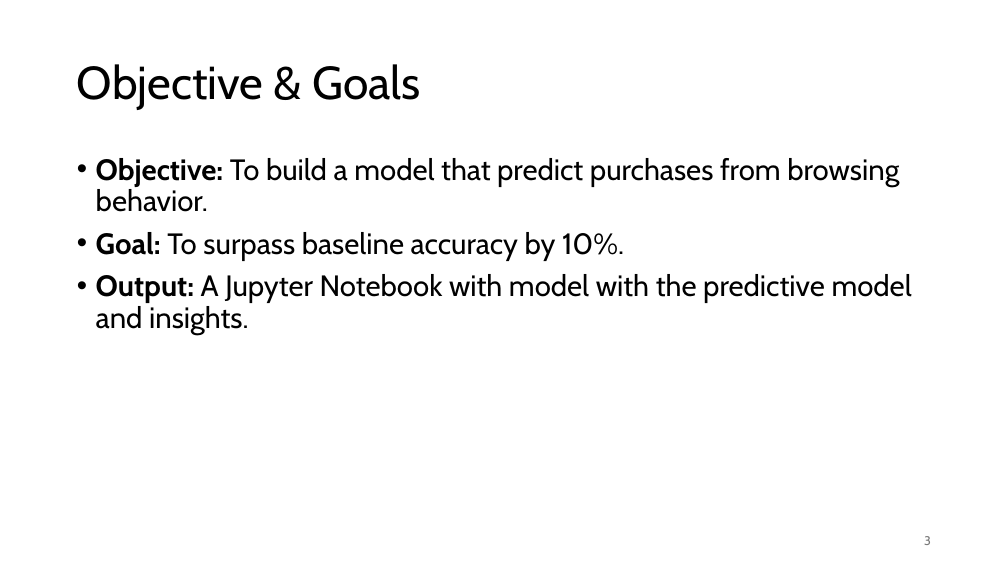
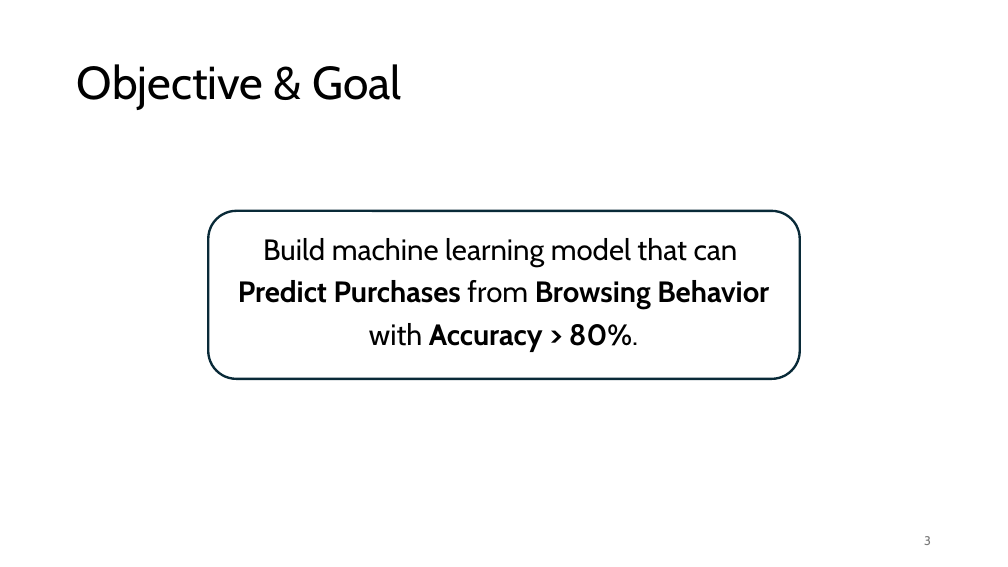
Before and after one commit to mzfauzi89/Capstone-Project, a slide deck: slide 3 of CP_Online Shopper Purchase Prediction.pptx. Drawn at 1008x567 pixels with LibreOffice and Linux fonts; fonts in the diff are those of the drawing; background and template pictures are left out. Boxes give left, top, right and bottom in pixels: in the first picture for what was removed or moved away, otherwise in the second. Text is boxed around its words. In the diff, an @@ line names an element or a change of style, - is before the commit and + after.

Commit message:
Update CP_Online Shopper Purchase Prediction

```diff
--- a/CP_Online Shopper Purchase Prediction.pptx
+++ b/CP_Online Shopper Purchase Prediction.pptx
@@ title at [77,64,401,110]: text changed @@
-Objective & Goals
+Objective & Goal
@@ rounded rectangle added at [208,211,799,379], fill #FFFFFF, outline #092A39 2.25 pt @@
@@ text at [238,238,769,352]: text changed; bold on @@
-• Objective: To build a model that predict purchases from browsing behavior.
-• Goal: To surpass baseline accuracy by 10%.
-• Output: A Jupyter Notebook with model with the predictive model and insights.
+Build machine learning model that can
+Predict Purchases from Browsing Behavior
+with Accuracy > 80%.
```
Also in this commit, not shown: 9 other slides changed, 5 slides added, 5 slides removed.
